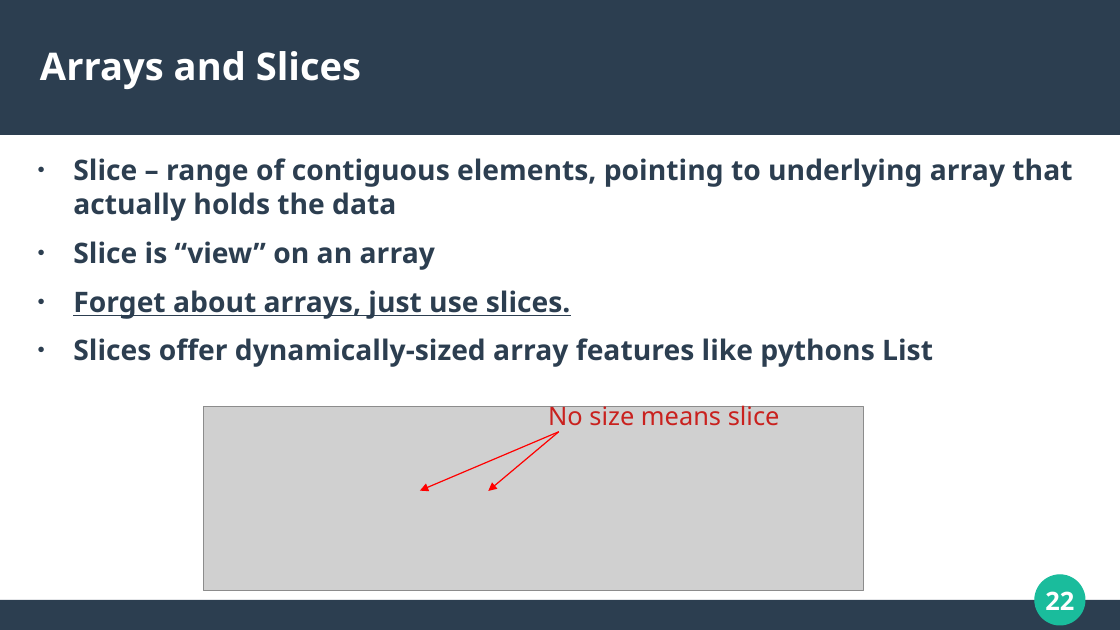
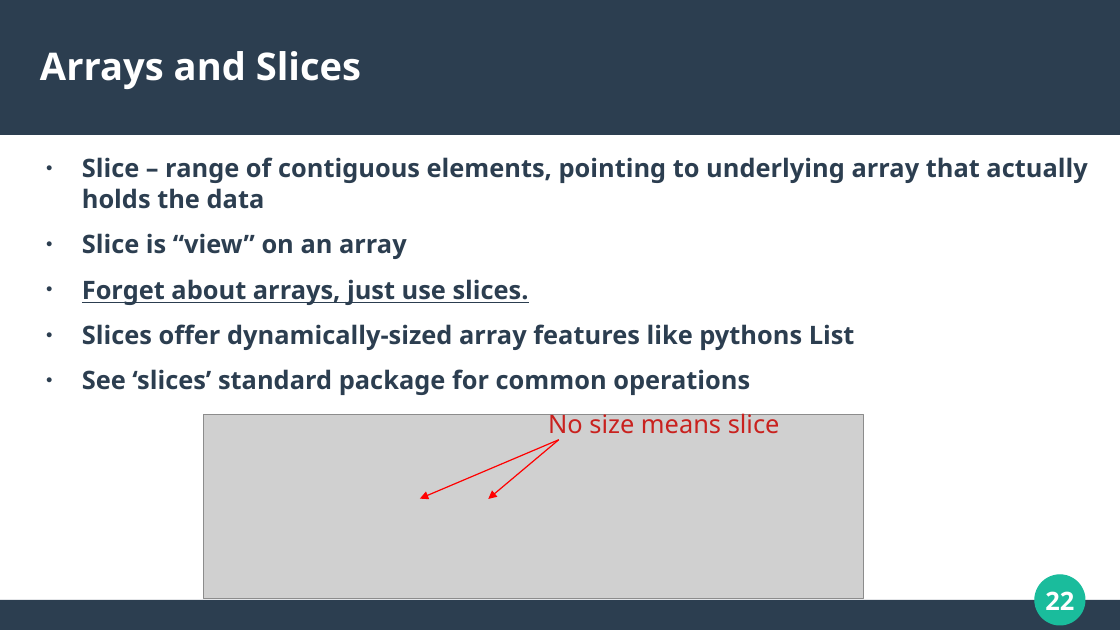
Before and after one commit to calvincramer/golang-training-1, a slide deck: slide 22 of presentation-1.odp. Drawn at 1120x630 pixels with LibreOffice and Linux fonts; fonts in the diff are those of the drawing; grey boxes stand for pictures. Boxes give left, top, right and bottom in pixels: in the first picture for what was removed or moved away, otherwise in the second. Text is boxed around its words. In the diff, an @@ line names an element or a change of style, - is before the commit and + after.

```diff
--- a/presentation-1.odp
+++ b/presentation-1.odp
@@ text "Slice – range of contiguous ...": place and size @@
-text "Slice – range of contiguous ..." at (73, 158, 1072, 367)
+text "Slice – range of contiguous ..." at (82, 157, 1087, 395)
@@ text "Slice – range of contiguous ..." at (82, 157, 1087, 395): vertical alignment top to middle @@
@@ text at (82, 157, 1087, 350): size 20 to 18 pt in "Slice – range of contiguous elements, pointing ...", "Slice is “view” on an array", "Forget about arrays, just use slices.", "Slices offer dynamically-sized array features like pythons ..." @@
@@ text at (82, 369, 750, 395): paragraph added @@
+● See ‘slices’ standard package for common operations
@@ picture: place and size @@
-picture at (203, 407, 864, 592)
+picture at (203, 415, 864, 600)
@@ text "No size means slice": place and size @@
-text "No size means slice" at (548, 401, 780, 432)
+text "No size means slice" at (548, 409, 780, 440)
@@ arrow moved from (559, 432) - (489, 491) to (559, 440) - (420, 499) @@
@@ arrow moved from (559, 432) - (420, 491) to (559, 440) - (489, 499) @@
```
Also in this commit, not shown: 17 other slides changed, 1 other file.
